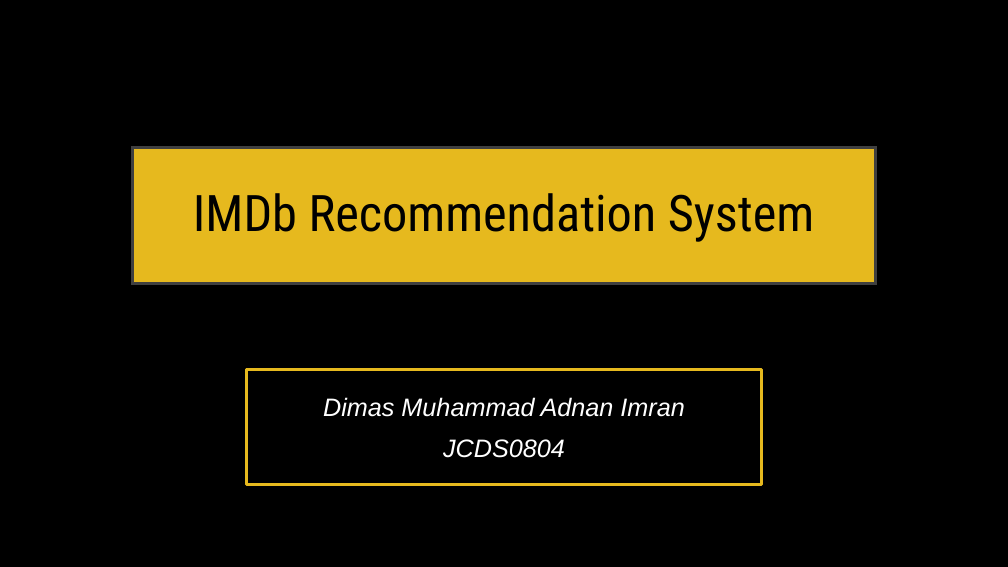
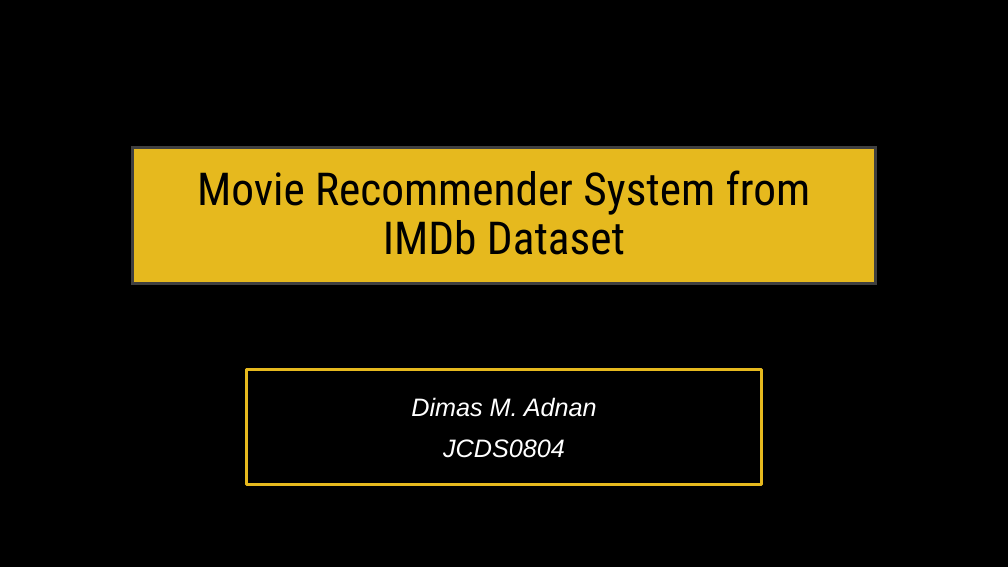
Before and after one commit to dimadnan/final_project, a slide deck: slide 1 of Final_Project.pptx. Drawn at 1008x567 pixels with LibreOffice and Linux fonts; fonts in the diff are those of the drawing. Boxes give left, top, right and bottom in pixels: in the first picture for what was removed or moved away, otherwise in the second. Text is boxed around its words. In the diff, an @@ line names an element or a change of style, - is before the commit and + after.

```diff
--- a/Final_Project.pptx
+++ b/Final_Project.pptx
@@ title at [197,170,811,255]: text changed; size 48 to 43.2 pt @@
-IMDb Recommendation System
+Movie Recommender System from IMDb Dataset
@@ subtitle at [411,397,597,417]: text changed @@
-Dimas Muhammad Adnan Imran
+Dimas M. Adnan
```
Also in this commit, not shown: 4 other slides changed, 1 slide added, 3 other files.
